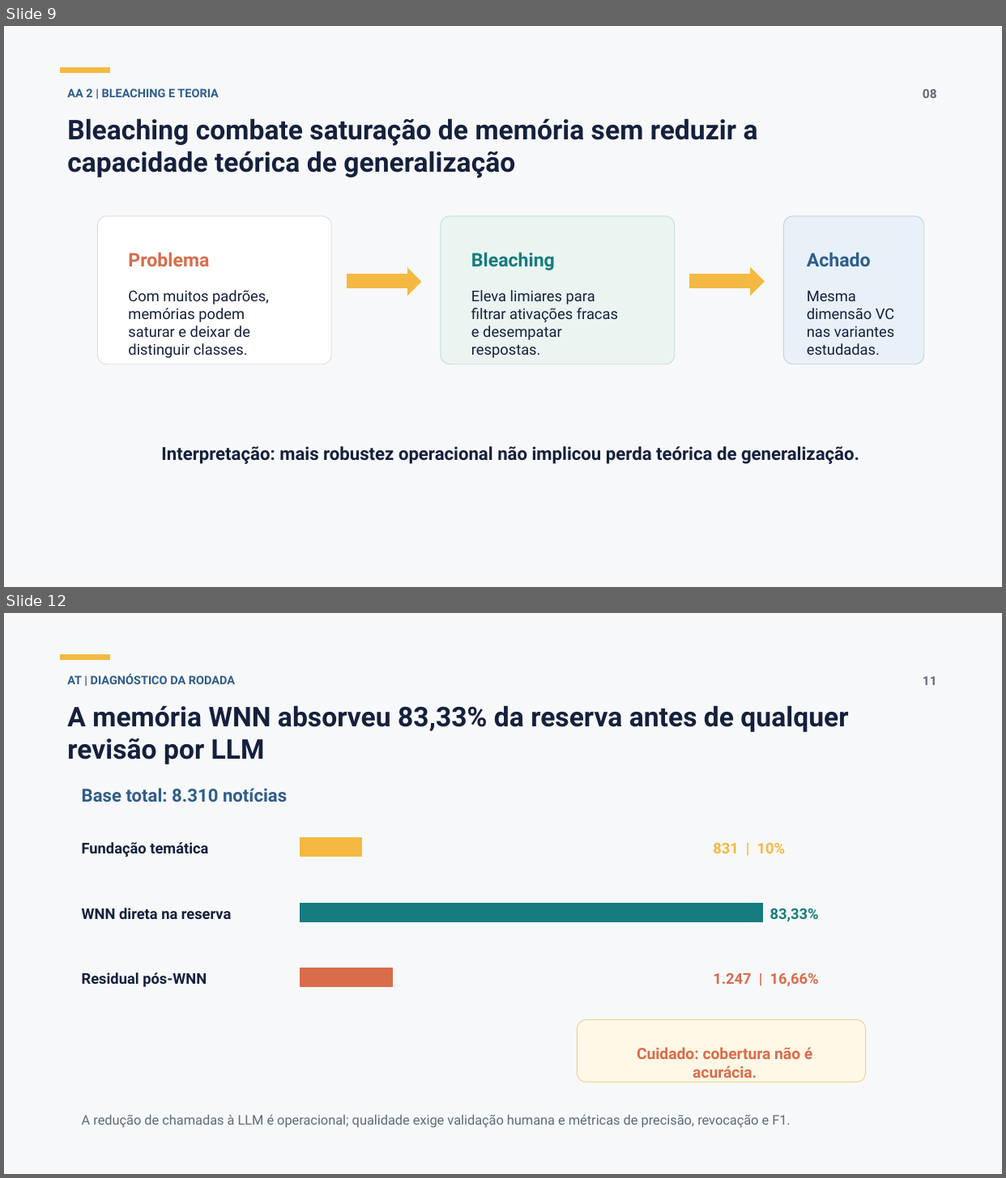
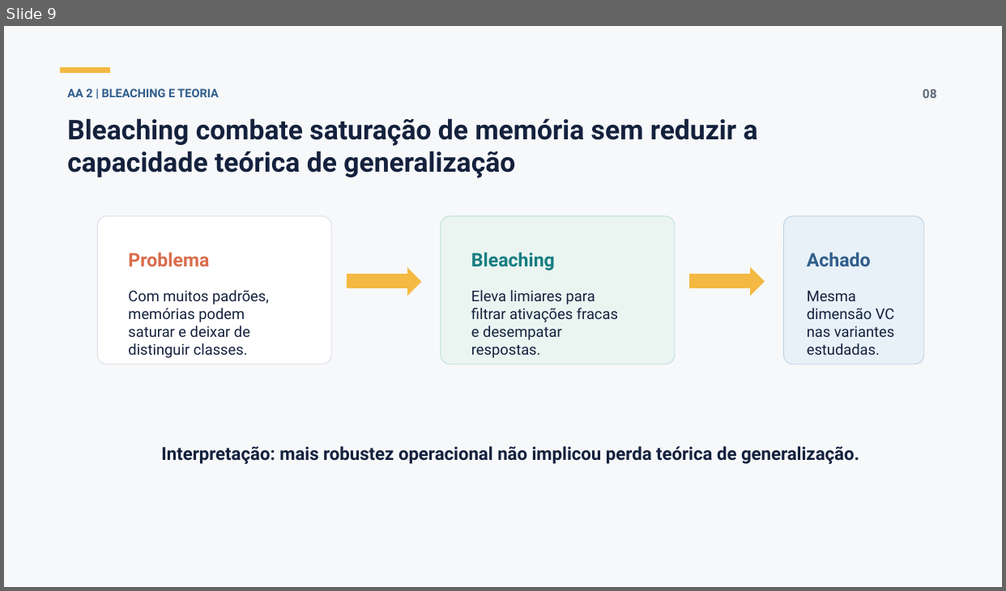
Before and after one commit to 0rakul0/NT_PF, a slide deck: output/apresentacao_wisard_aa_at.pptx. Shown one above the other, each under a label of ours: slides 9 and 12 before the commit, slide 9 after it; the slides between them are not shown. The pictures are 1006x1178 and 1006x591 pixels, drawn with LibreOffice and Linux fonts; fonts in the diff are those of the drawing. Boxes give left, top, right and bottom in pixels: in the first picture for what was removed or moved away, otherwise in the second. Text is boxed around its words. In the diff, an @@ line names an element or a change of style, - is before the commit and + after.

```diff
--- a/output/apresentacao_wisard_aa_at.pptx
+++ b/output/apresentacao_wisard_aa_at.pptx
@@ slide 12 removed at (4,613,1002,1174), background #F7F8FA @@
@@ rectangle removed at (60,655,110,659) @@
@@ text removed at (67,674,235,684) @@
-AT | DIAGNÓSTICO DA RODADA
@@ text removed at (923,676,937,685) @@
-11
@@ text removed at (67,705,848,764) @@
-A memória WNN absorveu 83,33% da reserva antes de qualquer revisão por LLM
@@ text removed at (82,788,287,803) @@
-Base total: 8.310 notícias
@@ text removed at (82,842,208,857) @@
-Fundação temática
@@ rectangle removed at (300,837,362,856) @@
@@ text removed at (713,843,786,854) @@
-831 | 10%
@@ rectangle removed at (300,904,763,922) @@
@@ text removed at (82,908,232,919) @@
-WNN direta na reserva
@@ text removed at (713,908,819,923) @@
-6.232 | 83,33%
@@ text removed at (82,973,206,987) @@
-Residual pós-WNN
@@ rectangle removed at (300,969,394,987) @@
@@ text removed at (713,973,819,986) @@
-1.247 | 16,66%
@@ rounded rectangle removed at (577,1020,866,1082) @@
@@ text removed at (637,1047,812,1078) @@
-Cuidado: cobertura não é acurácia.
@@ text removed at (82,1114,791,1128) @@
-A redução de chamadas à LLM é operacional; qualidade exige validação humana e métricas de precisão, revocação e F1.
```
Also in this commit, not shown: 2 slides changed, 2 other slides removed.
